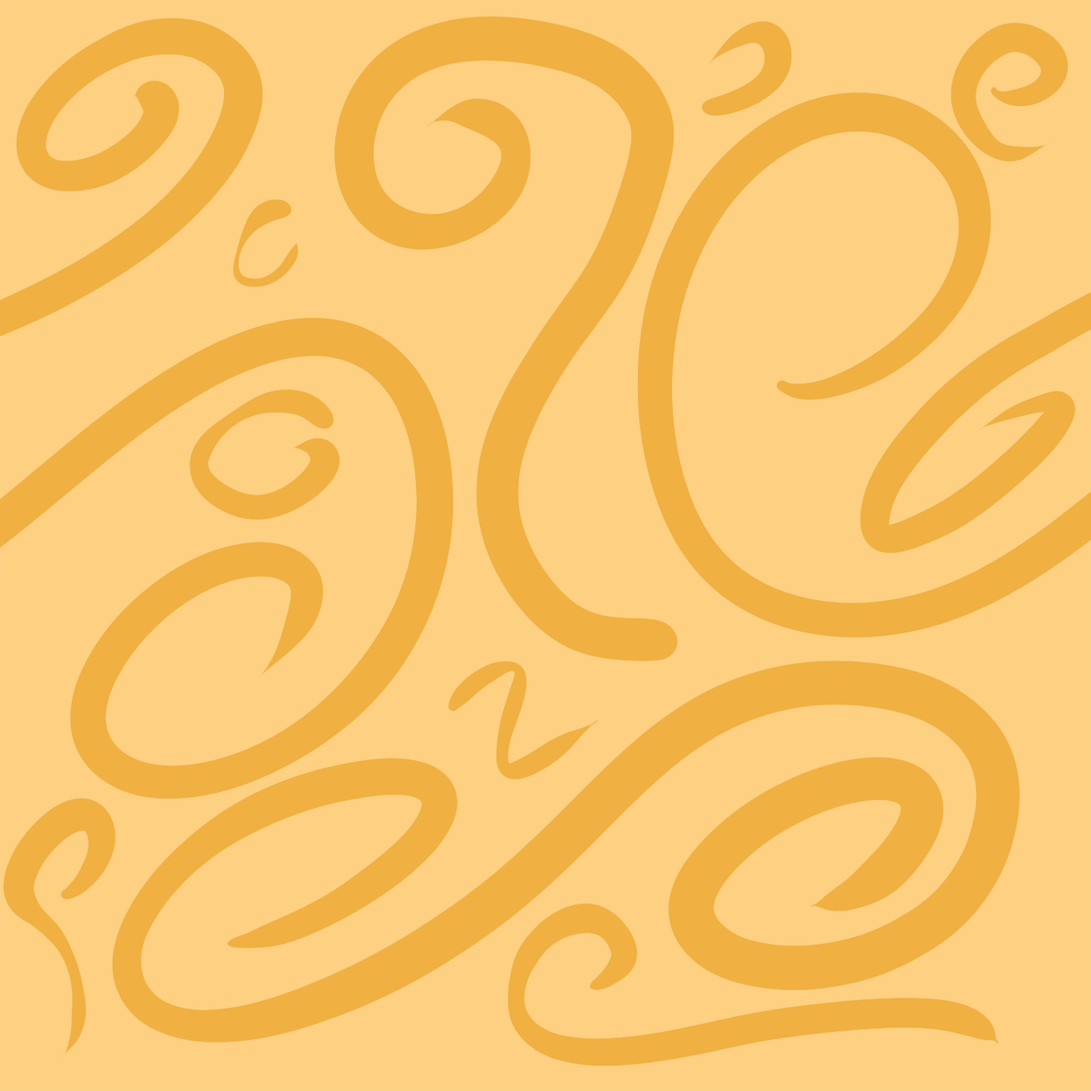
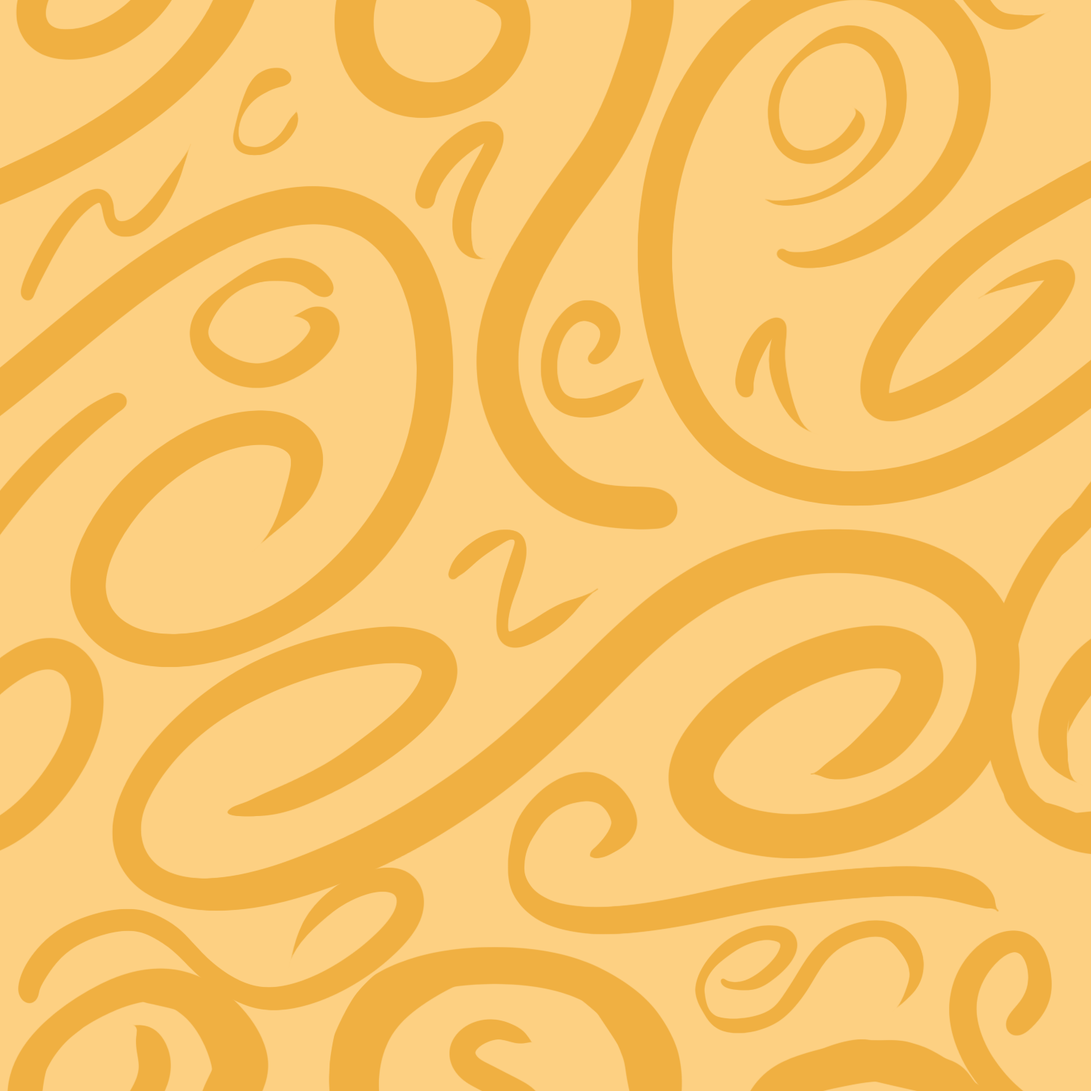
Layered file, before and after one edit (1091x1091). Changes by layer:
painted on "Layer 2" over box(0, 0, 1091, 1091)
painted on "Layer 0" over box(0, 0, 1091, 1091)
